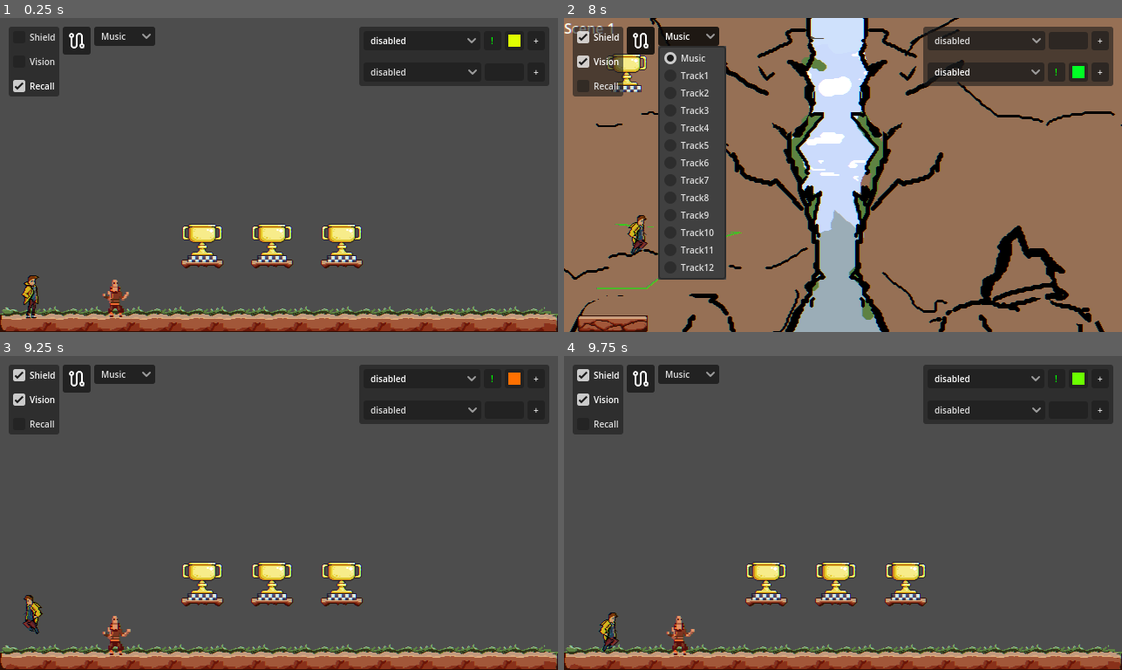
Above: before the commit, frames 1-4 (two rows, left to right).
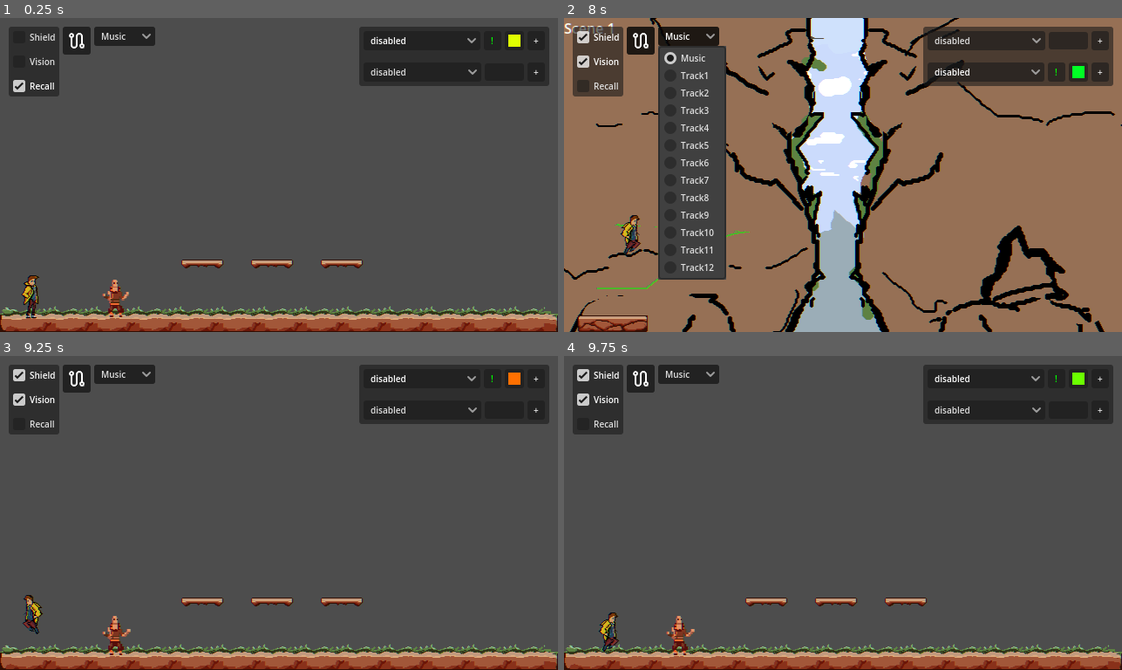
Above: after the commit, the same moments.

Repository: DeVelox/Niro
Game: Godot game, scene res://main.tscn
Two runs of this game, one before a commit and one after it. Both use one fixed random seed, a clock stepped at 60 frames per second and the inputs below.
Inputs (mouse positions are in pixels of both pictures, inside the frame that each line leads up to):
- Up to frame 1 (0.25 s): no input
- Up to frame 2 (8 s): click "Shield" at 0.5 s; click "Vision" at 1.25 s; click "Recall" at 2 s; click (642, 39) at 2.75 s; click "disabled" at 3.5 s; click "!" at 4.25 s; click "+" at 5 s; click "-" at 5.75 s; click "Music" at 6.5 s; tap Enter at 7.25 s; hold D (right) from 7.28 s (still down); tap Shift (dash) at 7.35 s; tap Space (jump) at 7.52 s
- Up to frame 3 (9.25 s): tap F (interact) at 8.1 s; tap Space (jump) at 8.27 s; release D (right) at 8.78 s; hold A (left) from 8.78 s (still down); tap Shift (dash) at 8.85 s
- Up to frame 4 (9.75 s): release A (left) at 9.53 s; hold D (right) from 9.53 s (still down); tap F (interact) at 9.6 s

The runs differ from the first frame. In frame 1, 1.7% of the frame differs, in the area x 32-65%, y 65-78%; in frame 2, 1.0%; in frame 3, 1.7%; in frame 4, 1.7%.

Commit message:
If lukas in path, disable Trophy

Diff:
--- a/prefabs/level design/level_switcher.tscn
+++ b/prefabs/level design/level_switcher.tscn
@@ -1,20 +1,15 @@
-[gd_scene load_steps=4 format=3 uid="uid://88mqupj5ekgp"]
+[gd_scene load_steps=3 format=3 uid="uid://88mqupj5ekgp"]
 
 [ext_resource type="Script" path="res://scripts/level_switcher.gd" id="1_yj4to"]
-[ext_resource type="Texture2D" uid="uid://d3x5m852v0ujh" path="res://assets/temp/trophy.png" id="2_4dle7"]
 
 [sub_resource type="RectangleShape2D" id="RectangleShape2D_l4poy"]
-size = Vector2(46, 44)
+size = Vector2(32, 32)
 
 [node name="SceneSwitcher" type="Area2D"]
 collision_layer = 32
 script = ExtResource("1_yj4to")
 
-[node name="Sprite2D" type="Sprite2D" parent="."]
-texture = ExtResource("2_4dle7")
-
 [node name="CollisionShape2D" type="CollisionShape2D" parent="."]
-position = Vector2(0, 10)
 shape = SubResource("RectangleShape2D_l4poy")
 
 [connection signal="body_entered" from="." to="." method="_on_player_entered"]
--- a/prefabs/obstacle/kill_zone.tscn
+++ b/prefabs/obstacle/kill_zone.tscn
@@ -11,7 +11,7 @@
 
 
 # Called every frame. 'delta' is the elapsed time since the previous frame.
-func _process(delta: float) -> void:
+func _process(_delta: float) -> void:
 	pass
 
 
--- a/scripts/level_switcher.gd
+++ b/scripts/level_switcher.gd
@@ -1,9 +1,16 @@
 class_name Switcher extends Node2D
 
 @export_file("*.tscn") var next_scene: String
+@export var enable_on: TileMap
 @export var outro: TileMap
 @export var set_player_spawn: bool
 @onready var trophy: Area2D = $"."
+
+
+func _ready() -> void:
+	if enable_on:
+		Scene.active_tilemap_changed.connect(_on_active_tilemap_change)
+		trophy.collision_layer = 0
 
 
 func interact() -> void:
@@ -36,3 +43,8 @@
 	if body.is_in_group("players"):
 		await _play_outro()
 		_switch_level()
+
+
+func _on_active_tilemap_change() -> void:
+	if enable_on == Scene.active_tilemap.back():
+		trophy.collision_layer = 0
--- a/scripts/old_man.gd
+++ b/scripts/old_man.gd
@@ -7,9 +7,9 @@
 
 
 # For remotely initiated lines only
-func say(lines: Array[String], position: Vector2 = global_position) -> void:
+func say(lines: Array[String], text_position: Vector2 = global_position) -> void:
 	Dialog.end_dialog()
-	Dialog.start_dialog(position, lines)
+	Dialog.start_dialog(text_position, lines)
 
 
 func interact() -> void:
--- a/scripts/singleton/scene_manager.gd
+++ b/scripts/singleton/scene_manager.gd
@@ -1,15 +1,17 @@
 extends Node
 
 signal should_fade(tilemap: TileMap)
+signal active_tilemap_changed
 
 enum Source { TILE = 2, FADEIN = 5, FADEOUT = 6 }
 
 var current_scene: String
 var current_level: Node2D
 
+var spawn_point: Vector2
+
 var active_tilemap: Array[TileMap]
 
-var spawn_point: Vector2
 var fade_map: Dictionary = {
 	Vector2i(2, 5): Vector2i(0, 0),
 	Vector2i(3, 5): Vector2i(0, 0),
@@ -253,7 +255,7 @@
 	var pos: Vector2i = tilemap.local_to_map(position)
 	var tile: Vector2i = tilemap.get_cell_atlas_coords(layer, pos)
 	var anim: Vector2i = Scene.get_anim(tile)
-	tilemap.get_cell_tile_data(layer, anim).flip_h = tilemap.get_cell_tile_data(layer, tile).flip_h
+	#tilemap.get_cell_tile_data(layer, anim).flip_h = tilemap.get_cell_tile_data(layer, tile).flip_h
 	if source == Source.TILE:
 		tilemap.set_cell(temp_layer, pos, source, tile)
 	else:
--- a/scripts/tilemap.gd
+++ b/scripts/tilemap.gd
@@ -8,6 +8,7 @@
 func _ready() -> void:
 	if not prev:
 		Scene.active_tilemap.append(self)
+		Scene.active_tilemap_changed.emit()
 	if next:
 		Scene.toggle_layers(next, false)
 		Scene.should_fade.connect(_fade)
@@ -19,3 +20,4 @@
 		Scene.fade_out(self)
 		await Scene.fade_in(next)
 		Scene.active_tilemap.append(next)
+		Scene.active_tilemap_changed.emit()
